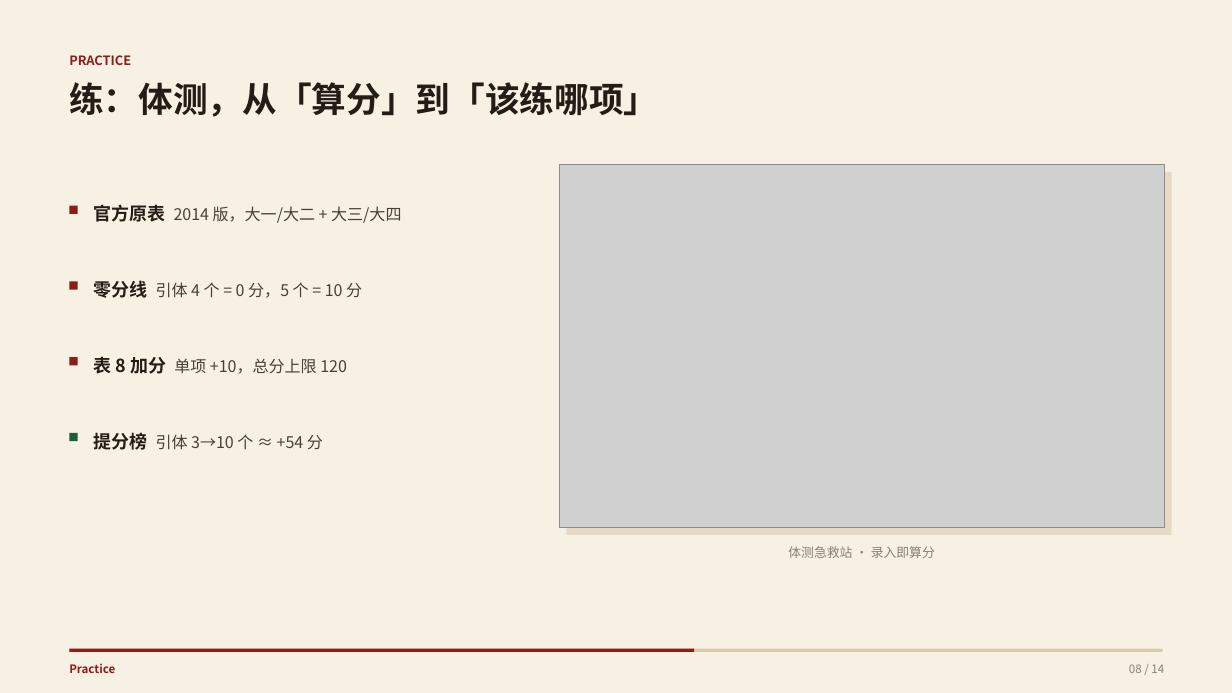
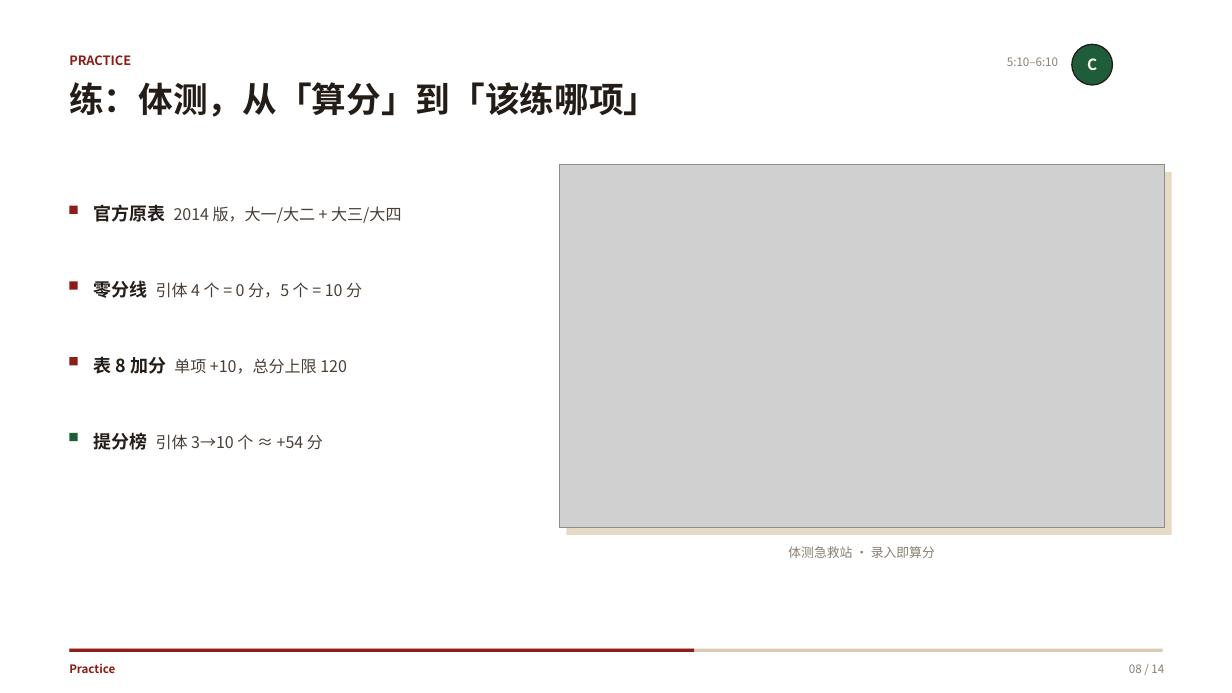
Before and after one commit to liaohc-42/sports-fuel-agent, a slide deck: slide 8 of docs/答辩PPT-练完吃啥.pptx. Drawn at 1232x693 pixels with LibreOffice and Linux fonts; fonts in the diff are those of the drawing; grey boxes stand for pictures; background and template pictures are left out. Boxes give left, top, right and bottom in pixels: in the first picture for what was removed or moved away, otherwise in the second. Text is boxed around its words. In the diff, an @@ line names an element or a change of style, - is before the commit and + after.

```diff
--- a/docs/答辩PPT-练完吃啥.pptx
+++ b/docs/答辩PPT-练完吃啥.pptx
@@ rectangle removed at box(0, 0, 1232, 693) @@
@@ text added at box(1007, 57, 1058, 66), 9 pt, text #8A7F73 @@
+5:10–6:10
@@ ellipse added at box(1072, 44, 1113, 85), fill #1F5C3A, outline #241C16 1 pt, 12 pt, text #FFFCF2, bold @@
+C
```
Also in this commit, not shown: 13 other slides changed, 2 other files.
